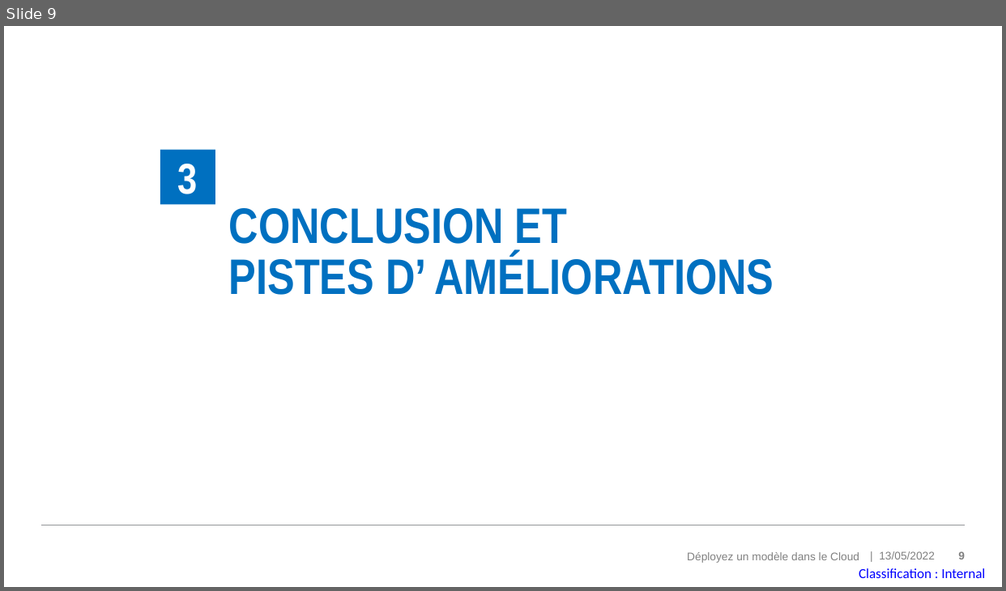
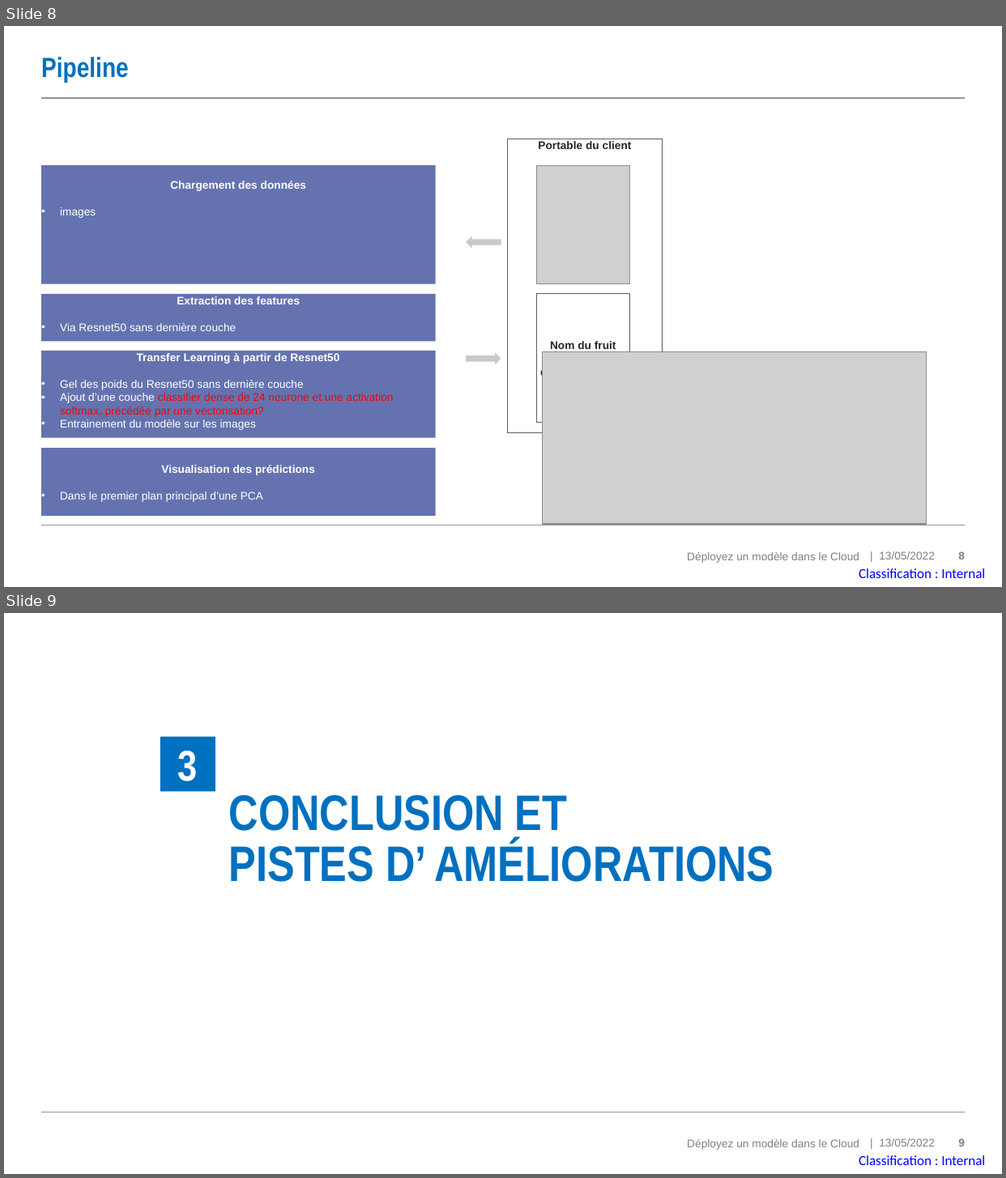
Before and after one commit to MadesLaurence/OpenClassrooms-Fruits-Project-8-, a slide deck: P8_10_support.pptx. Shown one above the other, each under a label of ours: slide 9 before the commit, slides 8 and 9 after it. The pictures are 1006x591 and 1006x1178 pixels, drawn with LibreOffice and Linux fonts; fonts in the diff are those of the drawing; grey boxes stand for pictures. Boxes give left, top, right and bottom in pixels: in the first picture for what was removed or moved away, otherwise in the second. Text is boxed around its words. In the diff, an @@ line names an element or a change of style, - is before the commit and + after.

```diff
--- a/P8_10_support.pptx
+++ b/P8_10_support.pptx
@@ slide 8 added at <box>4,26,1002,587</box>, background #FFFFFF; not listed: 5 template elements that a slide beside it also shows @@
@@ title added at <box>41,57,129,82</box>, 20 pt, text #0070C0, bold @@
+Pipeline
@@ line added from (42, 98) to (965, 98), #939598 1 pt @@
@@ rectangle added at <box>508,139,663,433</box>, fill #FFFFFF, outline #5C5C5C 0.75 pt, 8 pt, text #262626, bold @@
+Portable du client
@@ rectangle added at <box>41,165,435,284</box>, fill #6473AF, 8 pt, text #FFFFFF, bold @@
+Chargement des données
+• images
@@ picture added at <box>536,165,629,284</box> @@
@@ right arrow added at <box>466,237,501,249</box>, fill #C9C9C9 @@
@@ rectangle added at <box>41,294,435,341</box>, fill #6473AF, 8 pt, text #FFFFFF @@
+Extraction des features
+• Via Resnet50 sans dernière couche
@@ rectangle added at <box>536,294,629,423</box>, fill #FFFFFF, outline #5C5C5C 0.75 pt, 8 pt, text #262626, bold @@
+Nom du fruit
+et ses
+caractéristiques
@@ rectangle added at <box>41,350,435,437</box>, fill #6473AF, 8 pt, text #FFFFFF @@
+Transfer Learning à partir de Resnet50
+• Gel des poids du Resnet50 sans dernière couche
+• Ajout d’une couche classifier dense de 24 neurone et une activation softmax, précédée par une vectorisation?
+• Entrainement du modèle sur les images
@@ right arrow added at <box>466,353,501,365</box>, fill #C9C9C9 @@
@@ picture added at <box>542,352,926,524</box> @@
@@ rectangle added at <box>41,448,435,516</box>, fill #6473AF, 8 pt, text #FFFFFF @@
+Visualisation des prédictions
+• Dans le premier plan principal d’une PCA
```
Also in this commit, not shown: 1 slide changed, 1 other slide added, 1 slide removed, 1 other file.
